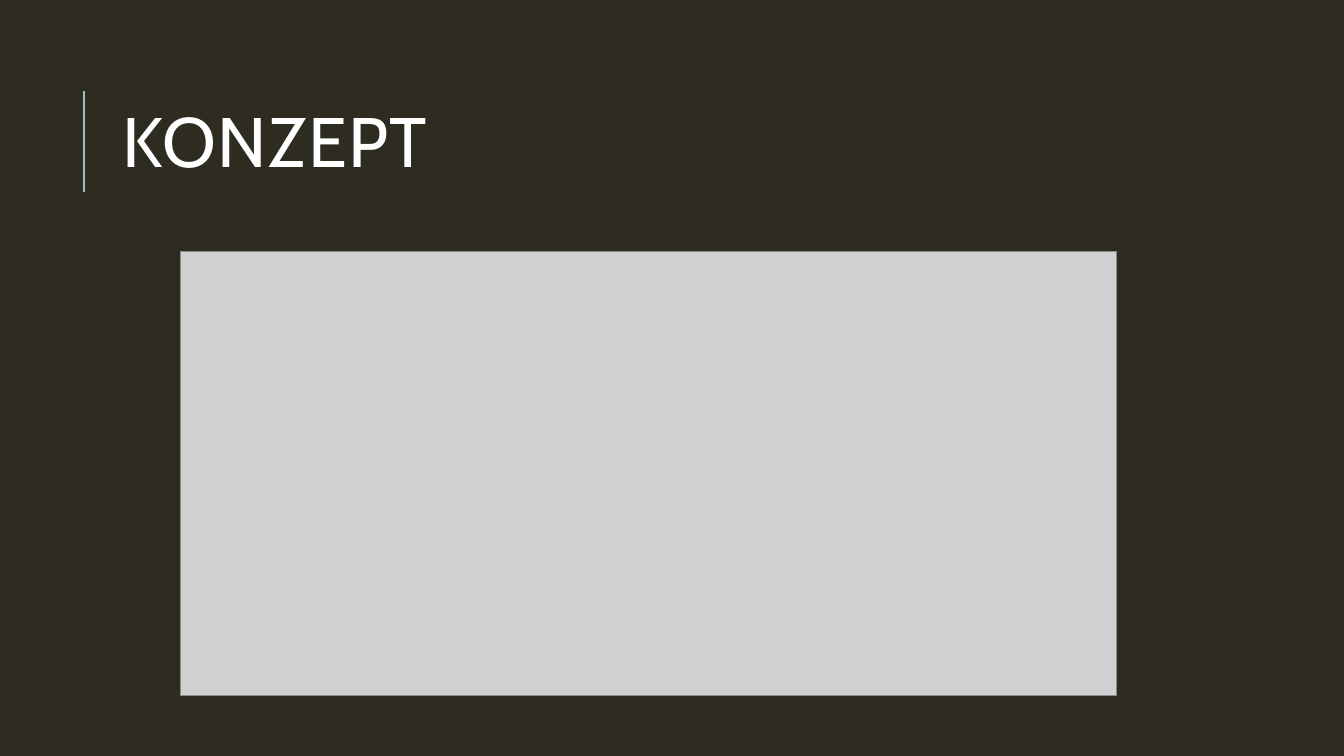
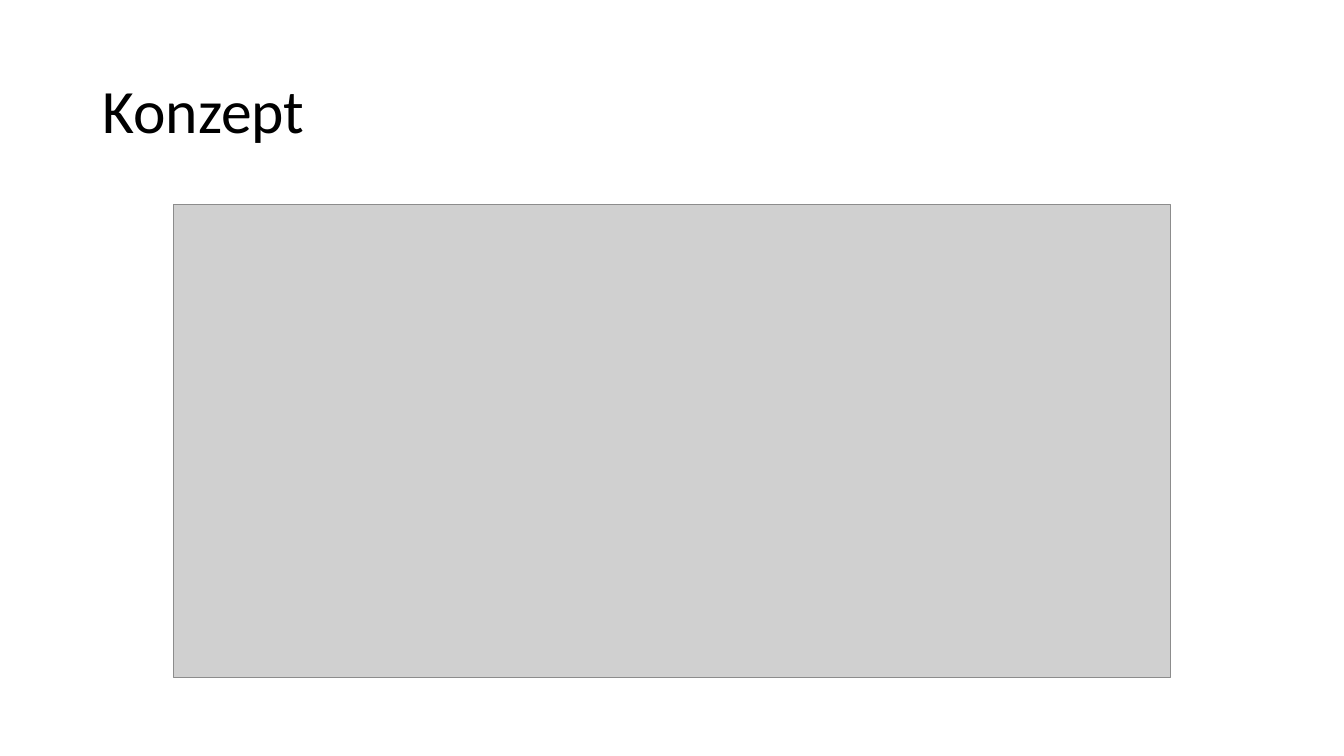
Before and after one commit to Toixinhell/Versteckies, a slide deck: slide 28 of Fangies.pptx (slide 11 before the commit). Drawn at 1344x756 pixels with LibreOffice and Linux fonts; fonts in the diff are those of the drawing; grey boxes stand for pictures. Boxes give left, top, right and bottom in pixels: in the first picture for what was removed or moved away, otherwise in the second. Text is boxed around its words. In the diff, an @@ line names an element or a change of style, - is before the commit and + after.

```diff
--- a/Fangies.pptx
+++ b/Fangies.pptx
@@ background #2E2B21 to #FFFFFF @@
@@ line removed from (84, 192) to (84, 91) @@
@@ title at <box>102,93,304,143</box>: text changed; size 50 to 44 pt; font Cabin to Calibri; text colour #FFFFFF to #000000 @@
-KONZEPT
+Konzept
@@ picture: place and size @@
-picture at <box>180,252,1117,696</box>
+picture at <box>173,205,1172,678</box>
```
Also in this commit, not shown: 13 other slides changed, 19 slides added, 2 slides removed.
